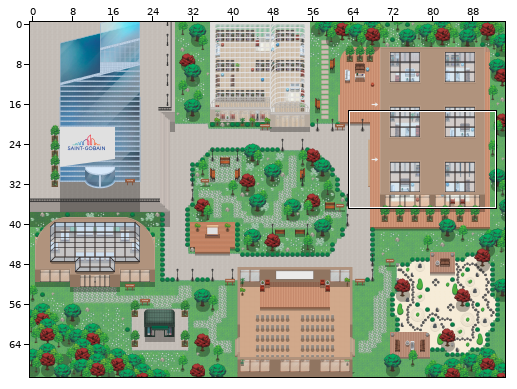
One commit to this Tiled map (JSON): v2-wa-st-gobain.tmj. The first picture is a wide view before the edit; the outline marks the close-up.
Close-up. Before the commit:
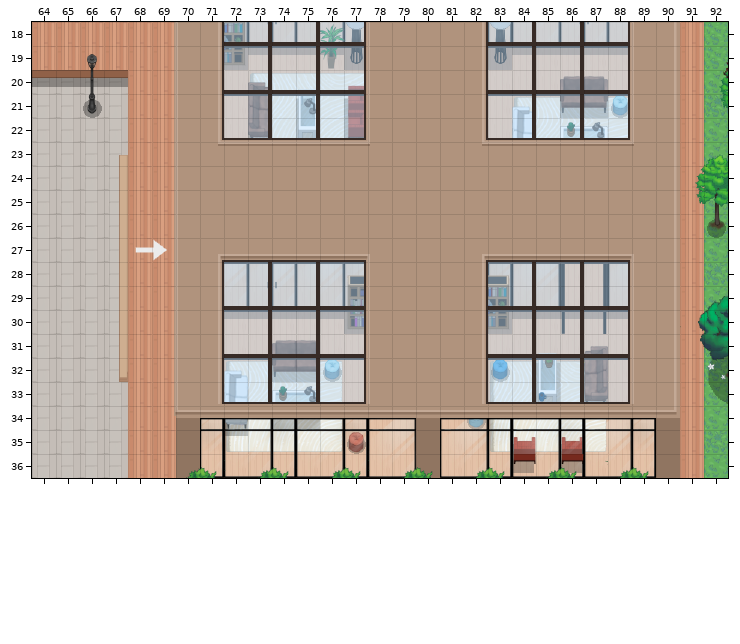
Cells are 32x32 px. Shown: x 64..92, y 18..36. The commit also changed other parts of the map, which this record leaves out.
Once edited:
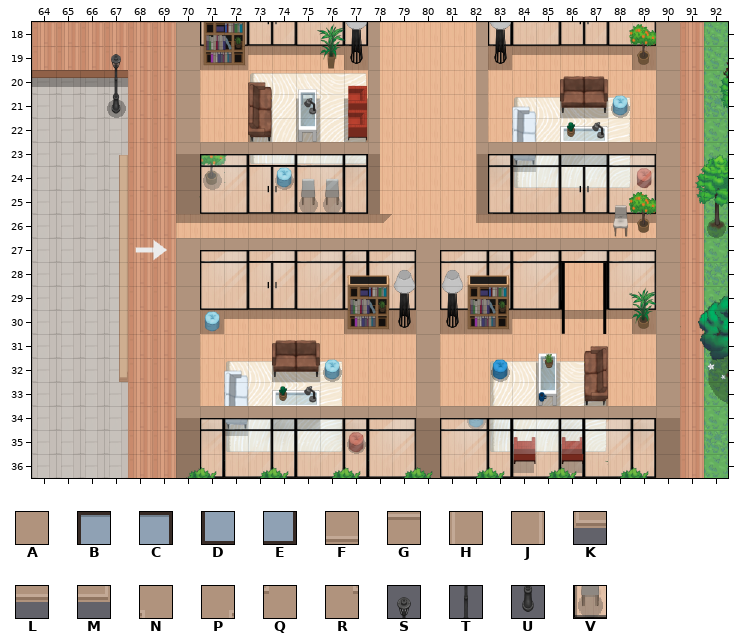
Key: from "TEST_AssetVillage": A 341, B 1462, C 1463, D 1526, E 1527, F 1715, G 1778, H 1841, J 1843, K 1905, L 1906, M 1907, N 1908, P 1908 flipped left-right, Q 1909, R 1909 flipped left-right, S 2050, T 2114, U 2178, V 3345.
_ is an empty cell, . an unchanged one.
See-through tiles are keyed as they look on the map.
The edit:
--- layer "Shadow"
@@ x 66..67 @@
-21 V_
+21 _V
--- layer "furniture/furniture1"
@@ x 66..67 @@
-21 U_
+21 _U
--- layer "above/above 1"
@@ x 66..67 @@
-19 S_
-20 T_
+19 _S
+20 _T
--- layer "Roof/Roof1" (now hidden)
@@ x 70..90 @@
-18 HJDEDEDEHAAAJDEDEDEHJ
-19 HJBCBCBCHAAAJBCBCBCHJ
-20 HJDEDEDEHAAAJDEDEDEHJ
-21 HJBCBCBCHAAAJBCBCBCHJ
-22 HJDEDEDEHAAAJDEDEDEHJ
-23 HRGGGGGGQAAARGGGGGGQJ
-24 HAAAAAAAAAAAAAAAAAAAJ
-25 HAAAAAAAAAAAAAAAAAAAJ
-26 HAAAAAAAAAAAAAAAAAAAJ
-27 HPFFFFFFNAAAPFFFFFFNJ
-28 HJBCBCBCHAAAJBCBCBCHJ
-29 HJDEDEDEHAAAJDEDEDEHJ
-30 HJBCBCBCHAAAJBCBCBCHJ
-31 HJDEDEDEHAAAJDEDEDEHJ
-32 HJBCBCBCHAAAJBCBCBCHJ
-33 HJDEDEDEHAAAJDEDEDEHJ
-34 KLLLLLLLLLLLLLLLLLLLM
+18 _____________________
+19 _____________________
+20 _____________________
+21 _____________________
+22 _____________________
+23 _____________________
+24 _____________________
+25 _____________________
+26 _____________________
+27 _____________________
+28 _____________________
+29 _____________________
+30 _____________________
+31 _____________________
+32 _____________________
+33 _____________________
+34 _____________________
Where, in picture pixels (left, top, right, bottom), the same in both close-ups:
removed: (174, 22, 677, 416)
changed: (83, 54, 126, 118)
